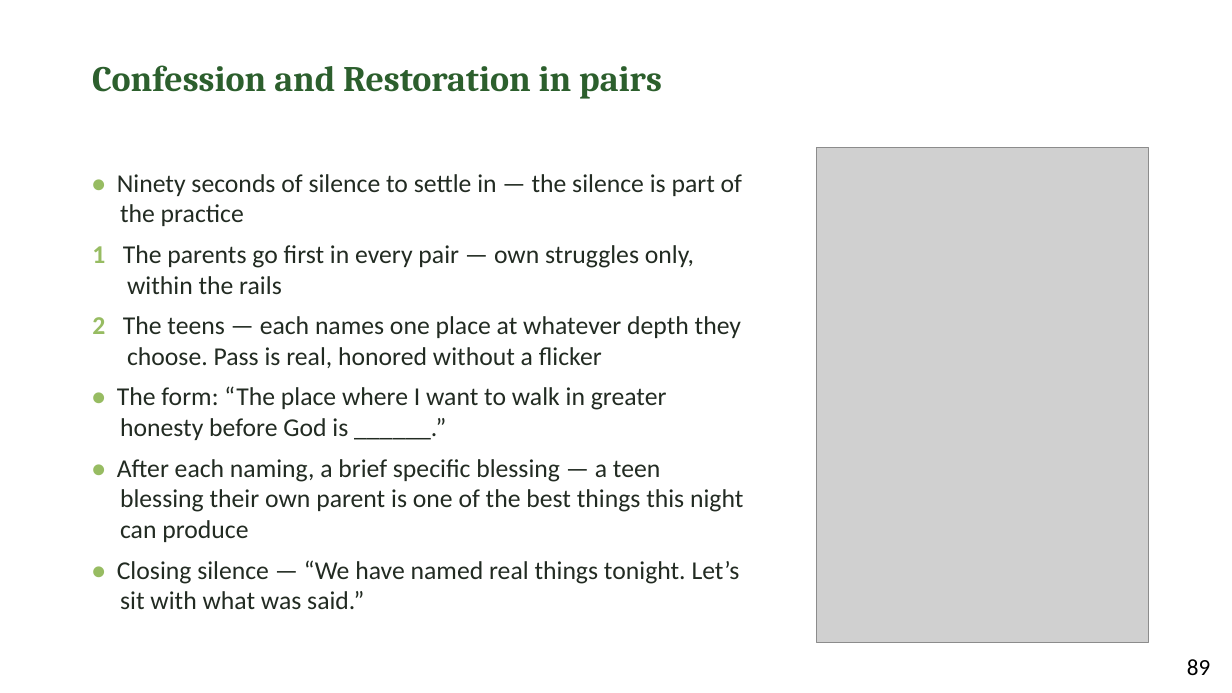
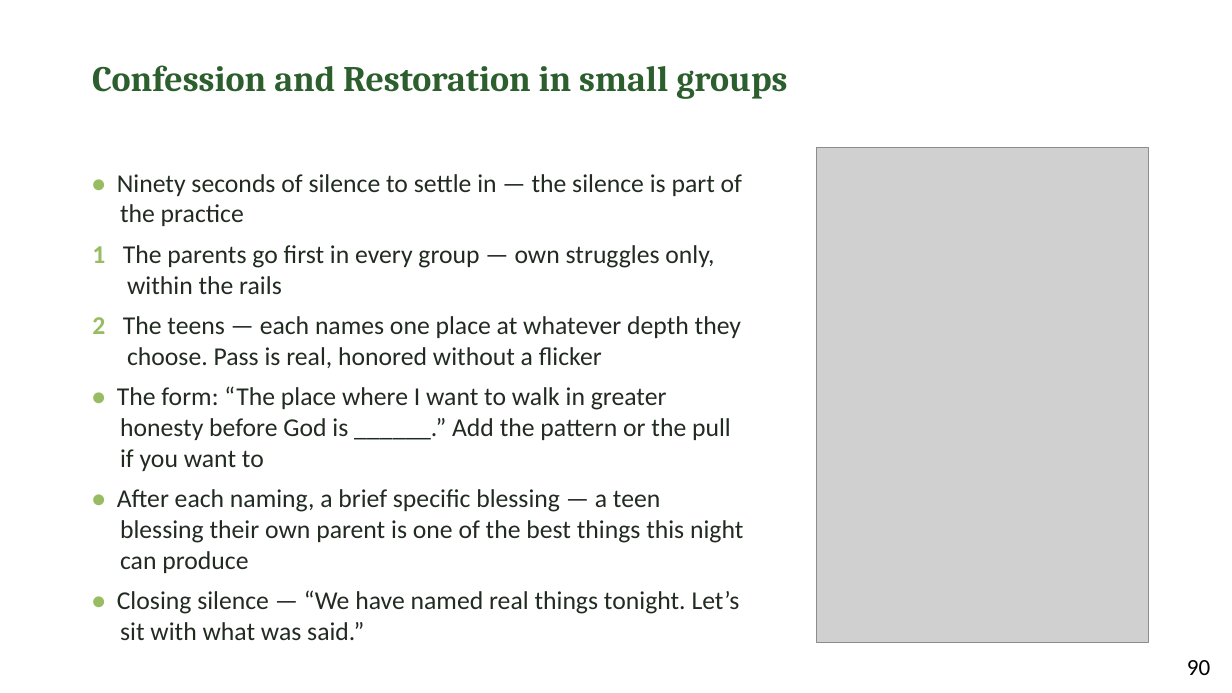
Before and after one commit to jgtittle-ministries/fellowship-of-the-heart-pilot-at-cca-dev, a slide deck: slide 11 of _implementation-notes/evening-series/FotH Evening Session 6 Slides DRAFT v1.pptx (slide 10 before the commit). Drawn at 1232x693 pixels with LibreOffice and Linux fonts; fonts in the diff are those of the drawing; grey boxes stand for pictures. Boxes give left, top, right and bottom in pixels: in the first picture for what was removed or moved away, otherwise in the second. Text is boxed around its words. In the diff, an @@ line names an element or a change of style, - is before the commit and + after.

```diff
--- a/_implementation-notes/evening-series/FotH Evening Session 6 Slides DRAFT v1.pptx
+++ b/_implementation-notes/evening-series/FotH Evening Session 6 Slides DRAFT v1.pptx
@@ text at (x1=92, y1=65, x2=787, y2=99): text changed @@
-Confession and Restoration in pairs
+Confession and Restoration in small groups
@@ text at (x1=92, y1=245, x2=714, y2=294): text changed @@
-1 The parents go first in every pair — own struggles only, within the rails
+1 The parents go first in every group — own struggles only, within the rails
@@ text at (x1=117, y1=386, x2=731, y2=471): text changed @@
-• The form: “The place where I want to walk in greater honesty before God is ______.”
+• The form: “The place where I want to walk in greater honesty before God is ______.” Add the pattern or the pull if you want to
@@ text at (x1=1187, y1=660, x2=1210, y2=675): text changed @@
-89
+90
```
Also in this commit, not shown: 12 other slides changed, 1 slide added, 51 other files.
